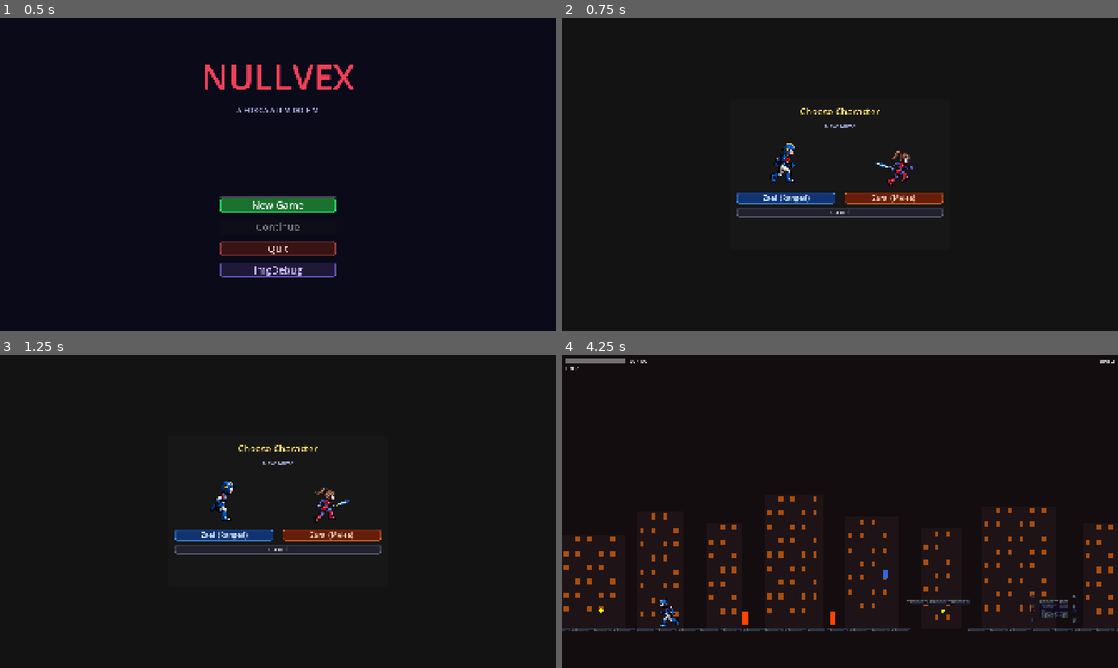
Above: before the commit, frames 1-4 (two rows, left to right).
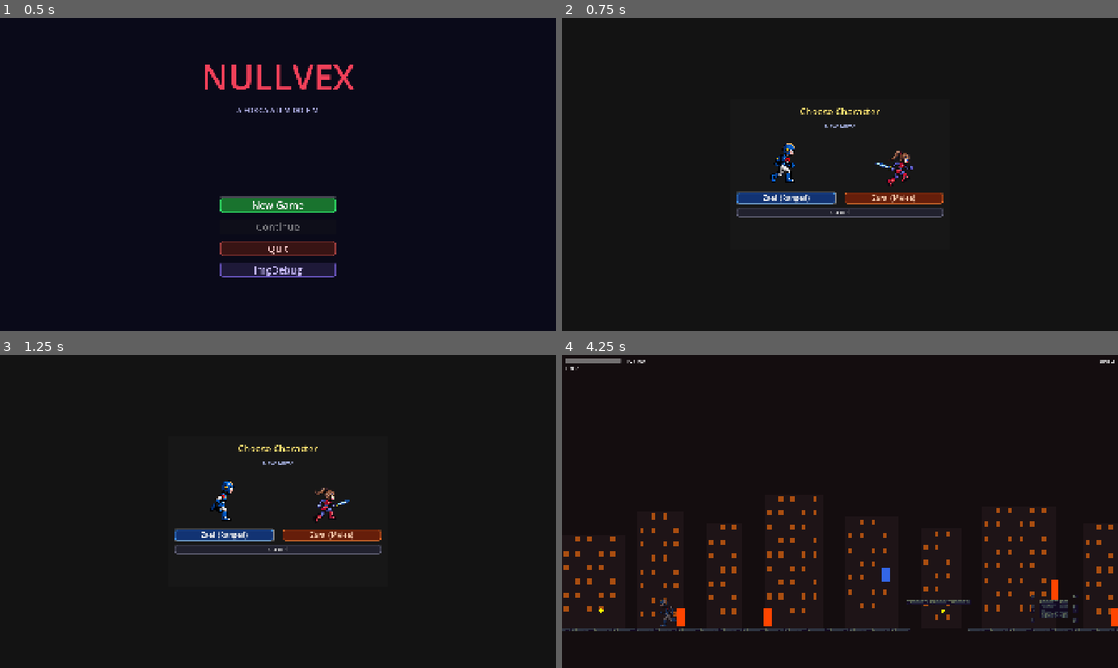
Above: after the commit, the same moments.

Repository: joaoramos00/NullvexGame
Game: Godot game, scene res://ui/title_screen.tscn
Same seed, same stepped clock (60 frames per second), same inputs: the game is played once before the commit and once after it.
Inputs (mouse positions are in pixels of both pictures, inside the frame that each line leads up to):
- Up to frame 1 (0.5 s): no input
- Up to frame 2 (0.75 s): click "New Game" at 0.5 s
- Up to frame 3 (1.25 s): no input
- Up to frame 4 (4.25 s): click "Zael (Ranged)" at 1.25 s; move the mouse to (962, 495) at 2.02 s; hold Right (move_right) 2.03-3.53 s; tap Z (attack) at 2.1, 3.6 s; click (962, 495) at 2.17 s; tap Space (jump) at 2.27, 3.02 s; move the mouse to (728, 527) at 2.77 s; tap X (dash) at 2.85 s; move the mouse to (895, 442) at 3.52 s; hold Left (move_left) from 3.53 s (still down)

Frame 1 is identical in both runs. In frame 2, 0.2% of the frame differs, in the area x 31-50%, y 55-60%; in frame 3, 0.2%; in frame 4, 0.6%, in the area x 10-100%, y 1-87%.
Error in both runs: Invalid call. Nonexistent function 'is_action_just_pressed' in base 'InputEventMouseMotion'. (res://ui/pause_menu.gd:11)

Commit message:
fix: inimigos maiores, menos vida, detecção de borda + setas no char select
- enemy_base: HP 30→8, tamanho 20x48→28x64, collision radius 10→14/height 28→36
- enemy_base: _has_floor_ahead() com raycast para evitar cair em buracos
- enemy_flyer: tamanho 20x32→28x44
- character_select: grab_focus no ZaelButton + focus_neighbor_right/left
  para navegar com setas entre os dois personagens

Co-Authored-By: Claude Sonnet 4.6 <noreply@anthropic.com>

Diff:
--- a/characters/enemies/enemy_base.gd
+++ b/characters/enemies/enemy_base.gd
@@ -11,10 +11,10 @@
 
 const _DEATH_EFFECT_SCENE := preload("res://effects/death_effect.tscn")
 
-@export var max_hp: int = 30
+@export var max_hp: int = 8
 @export var contact_damage: int = 8
 
-var current_hp: int = 30
+var current_hp: int = 8
 var is_dead: bool = false
 var _direction: float = 1.0
 var _invincible: bool = false
@@ -28,7 +28,7 @@
 
 func _draw() -> void:
 	var c := Color.WHITE if _hit_flash_timer > 0.0 else Color.ORANGE_RED
-	draw_rect(Rect2(-10, -28, 20, 48), c)
+	draw_rect(Rect2(-14, -32, 28, 64), c)
 
 func _physics_process(delta: float) -> void:
 	if is_dead:
@@ -43,10 +43,22 @@
 			queue_redraw()
 	if not is_on_floor():
 		velocity.y += GRAVITY * delta
+	if is_on_floor() and not _has_floor_ahead():
+		_direction = -_direction
 	velocity.x = PATROL_SPEED * _direction
 	move_and_slide()
 	if is_on_wall():
 		_direction = -_direction
+
+func _has_floor_ahead() -> bool:
+	var space := get_world_2d().direct_space_state
+	var params := PhysicsRayQueryParameters2D.create(
+		global_position + Vector2(_direction * 22.0, 28.0),
+		global_position + Vector2(_direction * 22.0, 80.0),
+		collision_mask
+	)
+	params.exclude = [get_rid()]
+	return not space.intersect_ray(params).is_empty()
 
 func _on_contact(body: Node) -> void:
 	if body.has_method("take_damage"):
--- a/characters/enemies/enemy_base.tscn
+++ b/characters/enemies/enemy_base.tscn
@@ -3,8 +3,8 @@
 [ext_resource type="Script" path="res://characters/enemies/enemy_base.gd" id="1_script"]
 
 [sub_resource type="CapsuleShape2D" id="CapsuleShape2D_1"]
-radius = 10.0
-height = 28.0
+radius = 14.0
+height = 36.0
 
 [node name="EnemyBase" type="CharacterBody2D"]
 collision_layer = 4
--- a/characters/enemies/enemy_flyer.gd
+++ b/characters/enemies/enemy_flyer.gd
@@ -22,4 +22,4 @@
 		_direction = -_direction
 
 func _draw() -> void:
-	draw_rect(Rect2(-10, -20, 20, 32), Color(0.2, 0.4, 0.9))
+	draw_rect(Rect2(-14, -22, 28, 44), Color(0.2, 0.4, 0.9))
--- a/ui/character_select.gd
+++ b/ui/character_select.gd
@@ -26,9 +26,15 @@
         visible = true
     else:
         visible = false
-    $Panel/VBox/HBox/ZaelCol/ZaelButton.pressed.connect(func(): _choose("zael"))
-    $Panel/VBox/HBox/ZaraCol/ZaraButton.pressed.connect(func(): _choose("zara"))
+    var zael_btn: Button = $Panel/VBox/HBox/ZaelCol/ZaelButton
+    var zara_btn: Button = $Panel/VBox/HBox/ZaraCol/ZaraButton
+    zael_btn.pressed.connect(func(): _choose("zael"))
+    zara_btn.pressed.connect(func(): _choose("zara"))
     $Panel/VBox/CancelButton.pressed.connect(_on_cancel)
+    zael_btn.focus_neighbor_right = zara_btn.get_path()
+    zara_btn.focus_neighbor_left = zael_btn.get_path()
+    if _standalone:
+        zael_btn.grab_focus()
     _setup_previews()
 
 func _setup_previews() -> void:
@@ -64,6 +70,7 @@
 func show_for_stage(stage_id: int, boss_name: String) -> void:
     _stage_label.text = "Stage %d — %s" % [stage_id, boss_name]
     visible = true
+    $Panel/VBox/HBox/ZaelCol/ZaelButton.grab_focus()
 
 func _choose(character: String) -> void:
     if _standalone:
